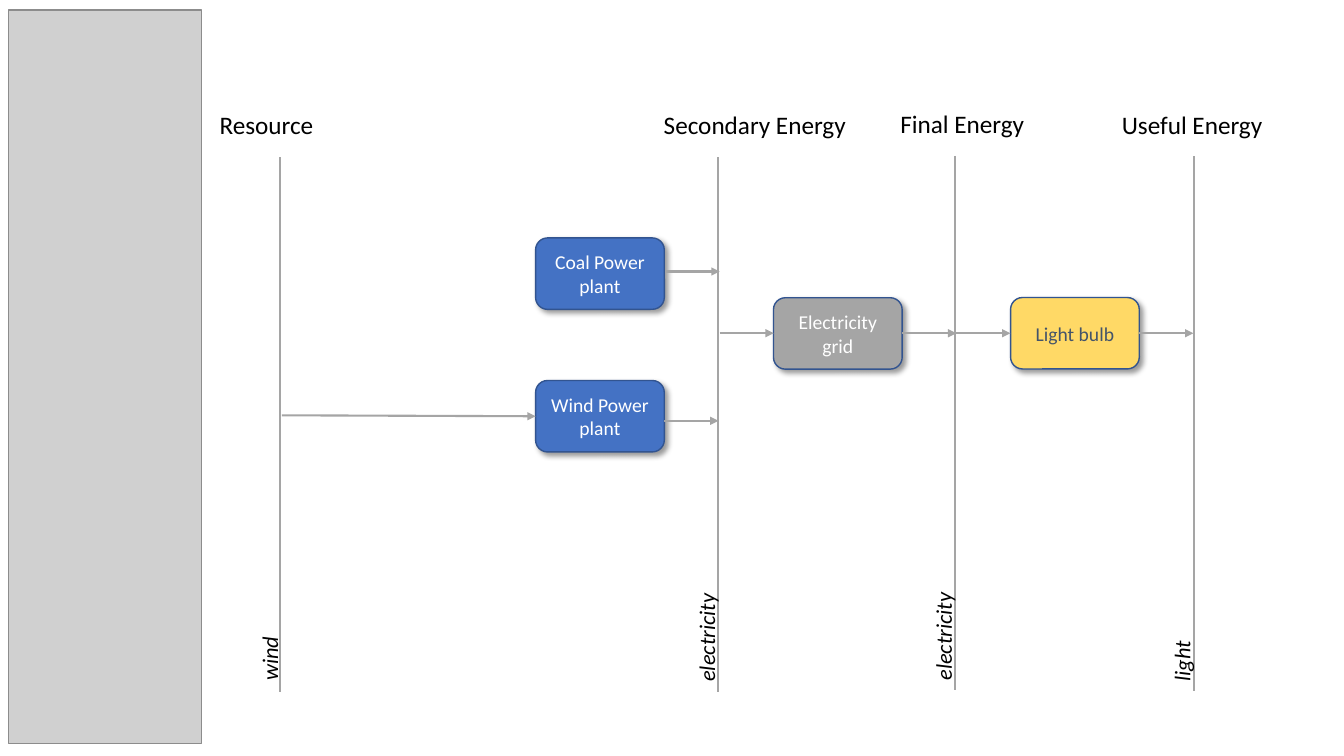
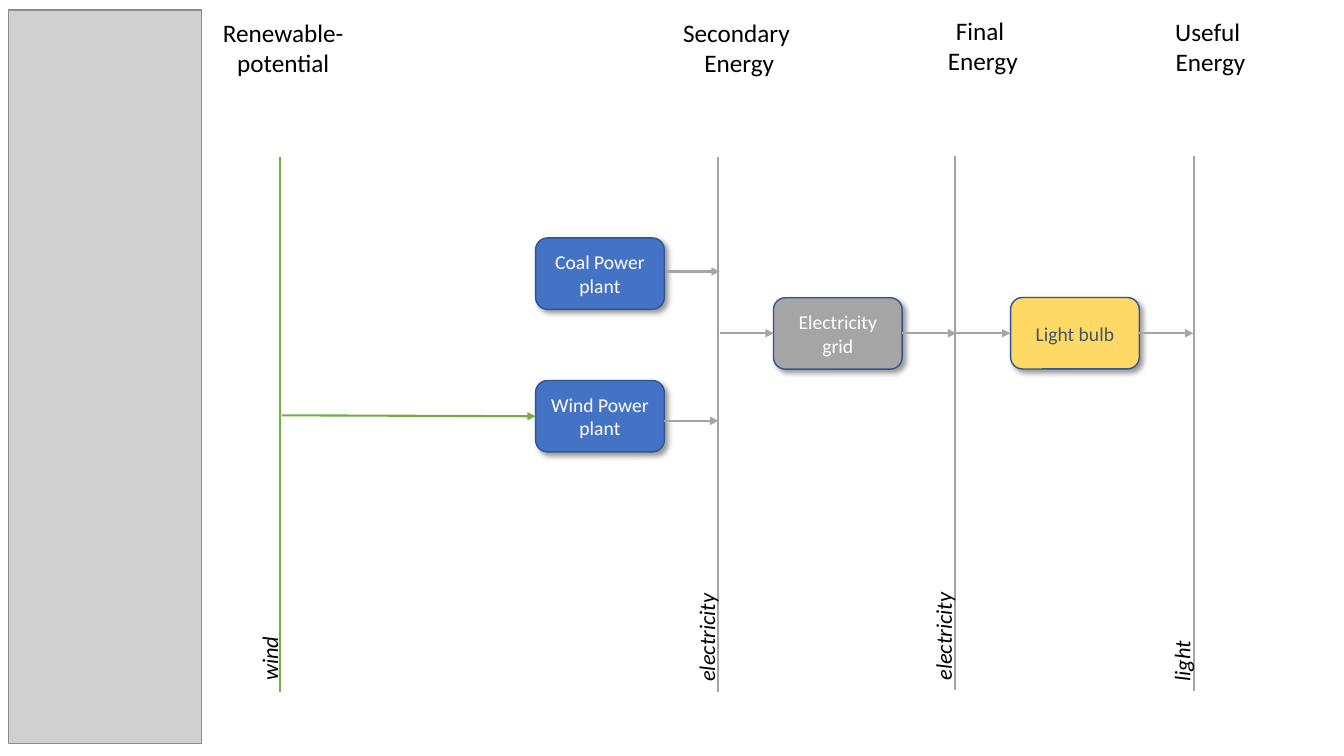
Before and after one commit to iiasa/message_ix, a slide deck: slide 5 of tutorial/westeros/_static/westeros_res.pptx. Drawn at 1344x756 pixels with LibreOffice and Linux fonts; fonts in the diff are those of the drawing; grey boxes stand for pictures. Boxes give left, top, right and bottom in pixels: in the first picture for what was removed or moved away, otherwise in the second. Text is boxed around its words. In the diff, an @@ line names an element or a change of style, - is before the commit and + after.

```diff
--- a/tutorial/westeros/_static/westeros_res.pptx
+++ b/tutorial/westeros/_static/westeros_res.pptx
@@ text added at <box>223,24,343,76</box>, 18 pt, text #000000 @@
+Renewable- potential
@@ text at <box>683,24,790,77</box>: text changed @@
-Secondary Energy
+Secondary
+Energy
@@ text at <box>948,22,1018,75</box>: text changed @@
-Final Energy
+Final
+Energy
@@ text at <box>1175,23,1246,76</box>: text changed @@
-Useful Energy
+Useful
+Energy
@@ text removed at <box>220,117,314,134</box> @@
-Resource
@@ line (280, 157) - (280, 692): stroke #A5A5A5 1.5 pt to #70AD47 1.5 pt @@
@@ arrow (282, 415) - (535, 416): stroke #A5A5A5 1.5 pt to #70AD47 1.5 pt @@
```
Also in this commit, not shown: 5 other slides changed, 2 other files.
